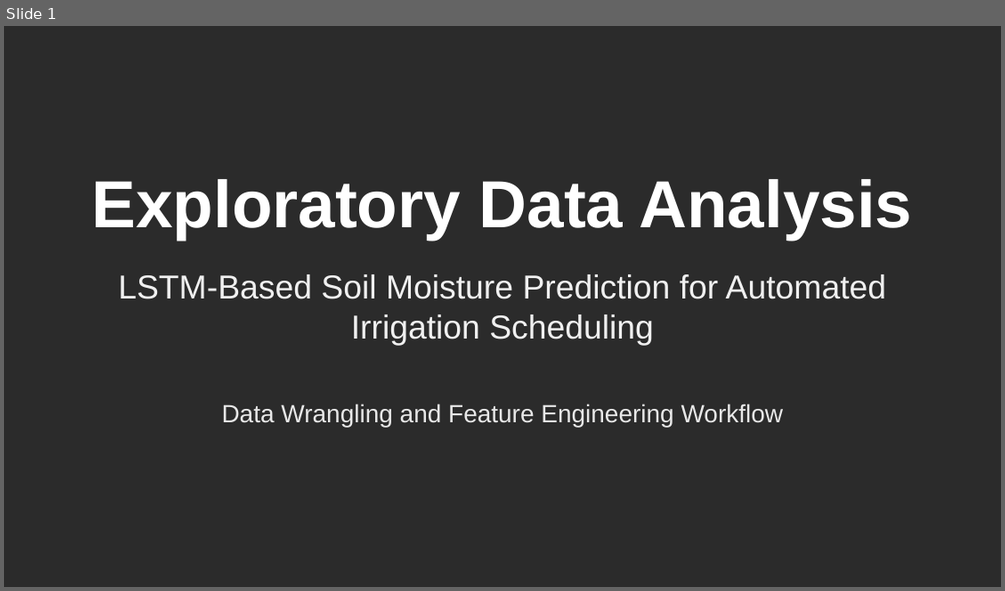
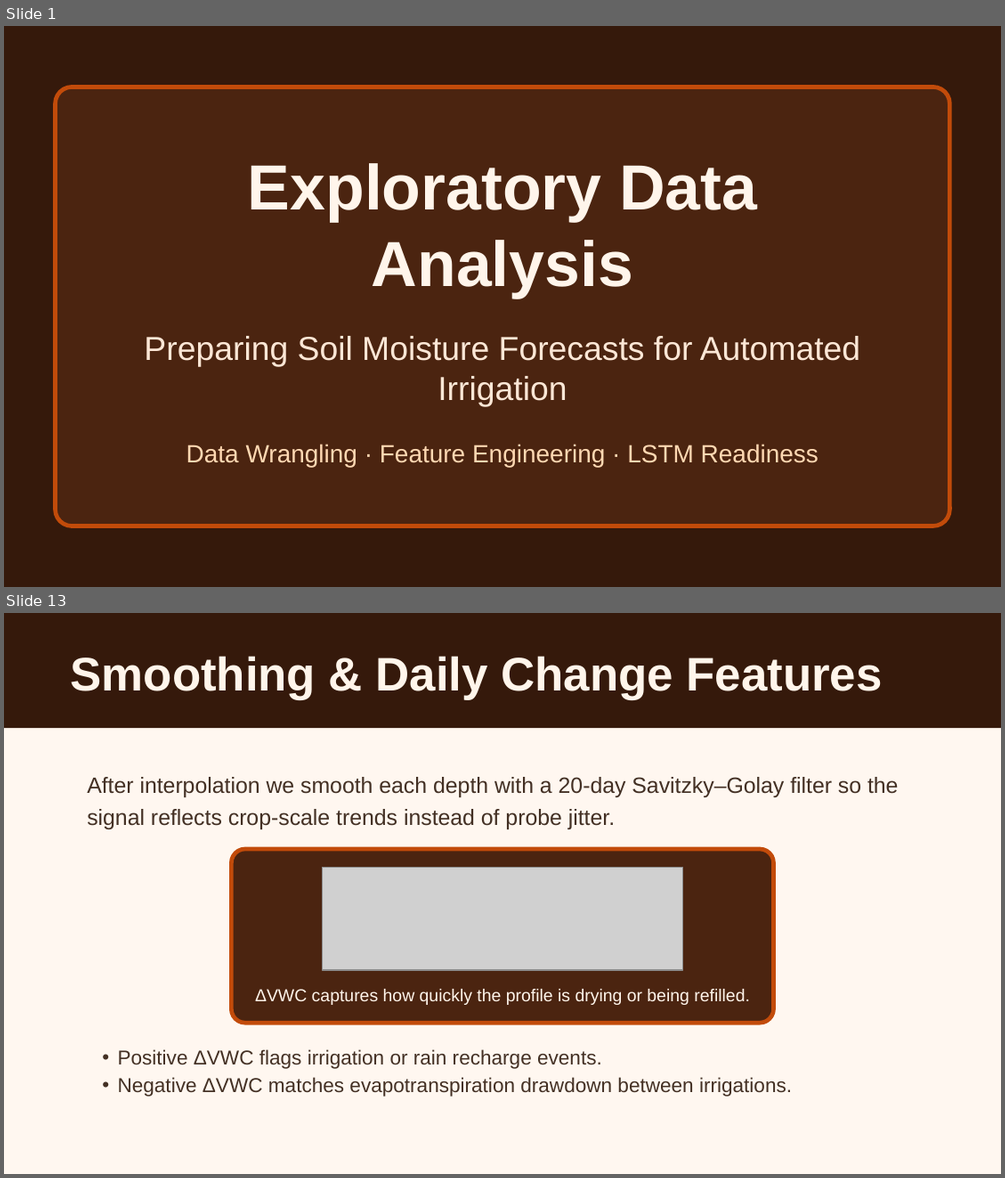
Before and after one commit to Bryan-Nsoh/slide-maker, a slide deck: workspace/presentations/eda-lstm-vwc-prediction.pptx. Shown one above the other, each under a label of ours: slide 1 before the commit, slides 1 and 13 after it; the slides between them are not shown. The pictures are 1005x591 and 1005x1178 pixels, drawn with LibreOffice and Linux fonts; fonts in the diff are those of the drawing; grey boxes stand for pictures; background and template pictures are left out; a plain dark background stands for a picture behind light text. Boxes give left, top, right and bottom in pixels: in the first picture for what was removed or moved away, otherwise in the second. Text is boxed around its words. In the diff, an @@ line names an element or a change of style, - is before the commit and + after.

Commit message:
Revise slides with accessible copy, images, and formula guidance

```diff
--- a/workspace/presentations/eda-lstm-vwc-prediction.pptx
+++ b/workspace/presentations/eda-lstm-vwc-prediction.pptx
@@ slide 13 added at (4, 613, 1001, 1174), background #FFF7F0 @@
@@ rectangle added at (4, 613, 1001, 728), fill #35190B @@
@@ text added at (71, 656, 882, 699), 34 pt, text #FFF5EB, bold @@
+Smoothing & Daily Change Features
@@ text added at (87, 777, 898, 829), 16 pt, text #433024 @@
+After interpolation we smooth each depth with a 20-day Savitzky–Golay filter so the signal reflects crop-scale trends instead of probe jitter.
@@ rounded rectangle added at (231, 849, 774, 1022), fill #4B2410, outline #C24B0A 3 pt @@
@@ picture added at (322, 868, 682, 970) @@
@@ text added at (255, 989, 750, 1005), 12.5 pt, text #FFF5EB @@
+ΔVWC captures how quickly the profile is drying or being refilled.
@@ text added at (118, 1049, 792, 1096), 14.5 pt, text #433024 @@
+• Positive ΔVWC flags irrigation or rain recharge events.
+• Negative ΔVWC matches evapotranspiration drawdown between irrigations.
@@ slide 1 changed as well @@
@@ background picture (left out) to #35190B @@
@@ rounded rectangle added at (55, 87, 949, 525), fill #4B2410, outline #C24B0A 3 pt @@
@@ text "Exploratory Data Analysis": place and size @@
-text "Exploratory Data Analysis" at (92, 179, 912, 240)
+text "Exploratory Data Analysis" at (248, 163, 757, 298)
@@ text "Exploratory Data Analysis" at (248, 163, 757, 298): size 48 to 46 pt, text colour #FFFFFF to #FFF5EB; more space between paragraphs @@
@@ text at (144, 336, 860, 407): text changed; text colour #F0F0F0 to #FCE7D6 @@
-LSTM-Based Soil Moisture Prediction for Automated Irrigation Scheduling
+Preparing Soil Moisture Forecasts for Automated Irrigation
@@ text at (186, 443, 818, 467): text changed; text colour #E8E8E8 to #FFD8B2 @@
-Data Wrangling and Feature Engineering Workflow
+Data Wrangling · Feature Engineering · LSTM Readiness
```
Also in this commit, not shown: 21 other slides added, 15 slides removed, 20 other files.
